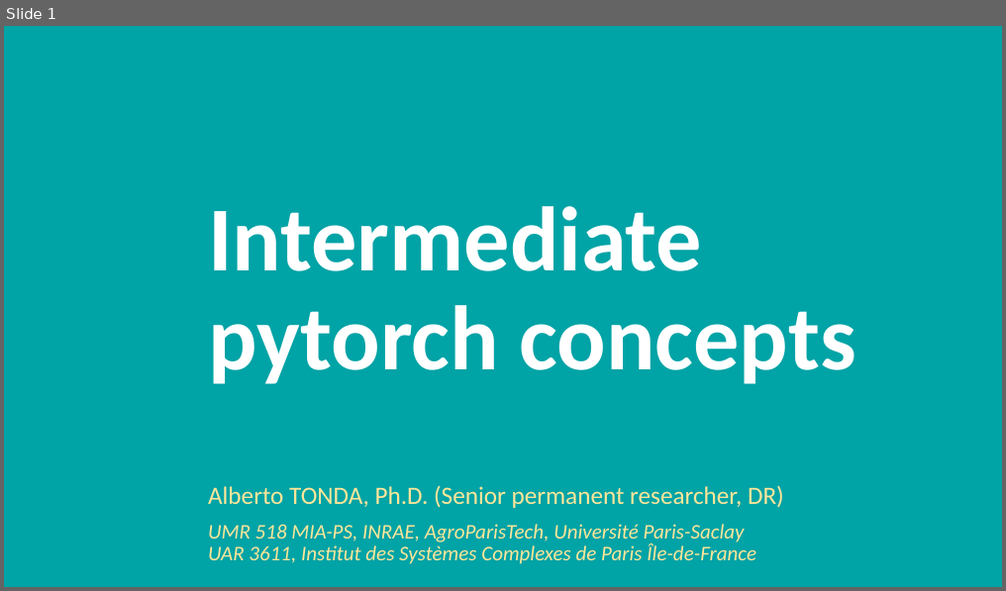
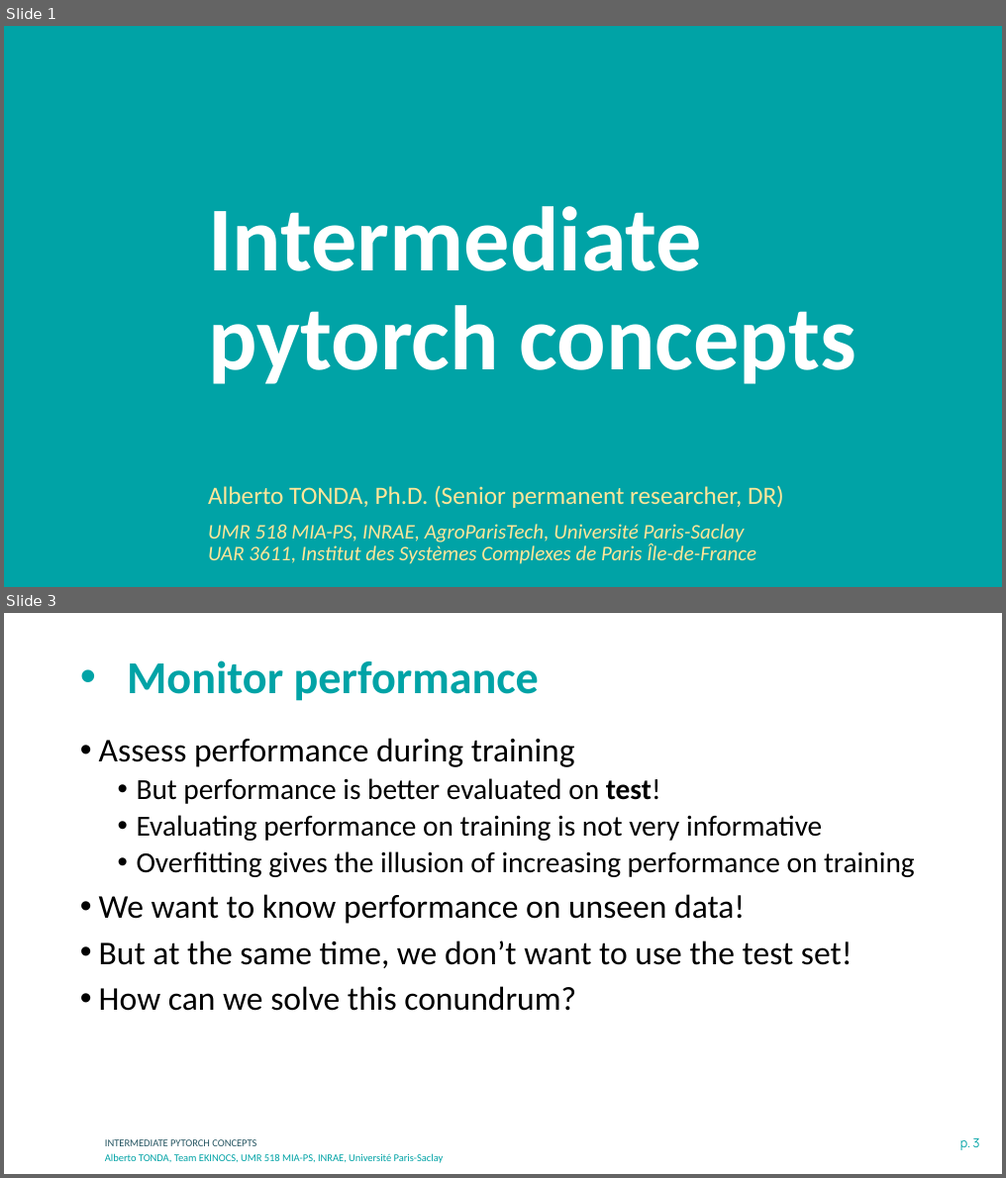
Before and after one commit to albertotonda/teaching, a slide deck: deep-learning-in-practice-with-pytorch/1-intermediate-pytorch.pptx. Shown one above the other, each under a label of ours: slide 1 before the commit, slides 1 and 3 after it; the slides between them are not shown. The pictures are 1006x591 and 1006x1178 pixels, drawn with LibreOffice and Linux fonts; fonts in the diff are those of the drawing; background and template pictures are left out. Boxes give left, top, right and bottom in pixels: in the first picture for what was removed or moved away, otherwise in the second. Text is boxed around its words. In the diff, an @@ line names an element or a change of style, - is before the commit and + after.

```diff
--- a/deep-learning-in-practice-with-pytorch/1-intermediate-pytorch.pptx
+++ b/deep-learning-in-practice-with-pytorch/1-intermediate-pytorch.pptx
@@ slide 3 added at <box>4,613,1002,1174</box>, background #FFFFFF @@
@@ title added at <box>127,661,539,701</box>, 44 pt, text #00A3A6, bold @@
+• Monitor performance
@@ text added at <box>99,738,915,1011</box>, 28 pt, text #000000 @@
+• Assess performance during training
+  • But performance is better evaluated on test!
+  • Evaluating performance on training is not very informative
+  • Overfitting gives the illusion of increasing performance on training
+• We want to know performance on unseen data!
+• But at the same time, we don’t want to use the test set!
+• How can we solve this conundrum?
@@ text added at <box>105,1140,256,1147</box>, 10 pt, text #275662 @@
+INTERMEDIATE PYTORCH CONCEPTS
@@ page number added at <box>960,1139,980,1151</box>, 12 pt, text #00A3A6 @@
+p. 3
@@ text added at <box>105,1154,444,1163</box>, 10 pt, text #00A3A6 @@
+Alberto TONDA, Team EKINOCS, UMR 518 MIA-PS, INRAE, Université Paris-Saclay
```
Also in this commit, not shown: 4 slides changed, 17 other slides added, 17 slides removed, 7 other files.
